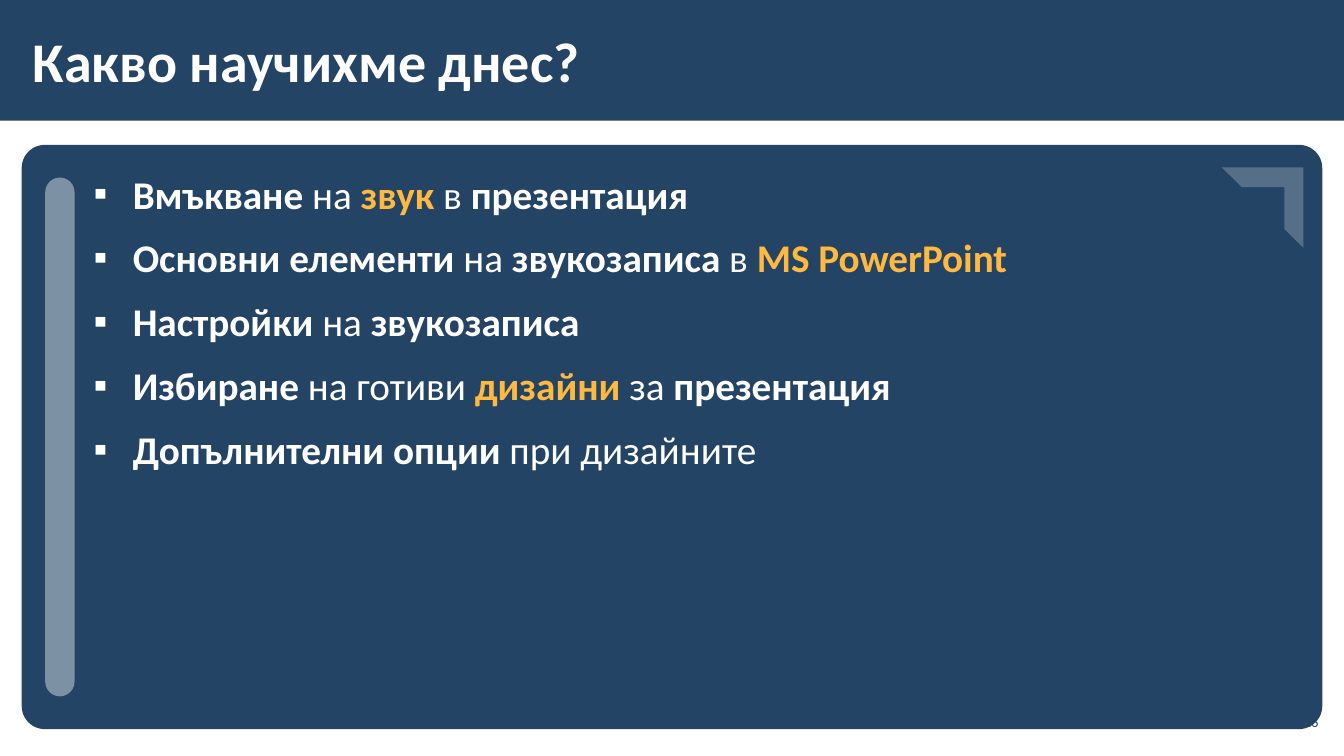
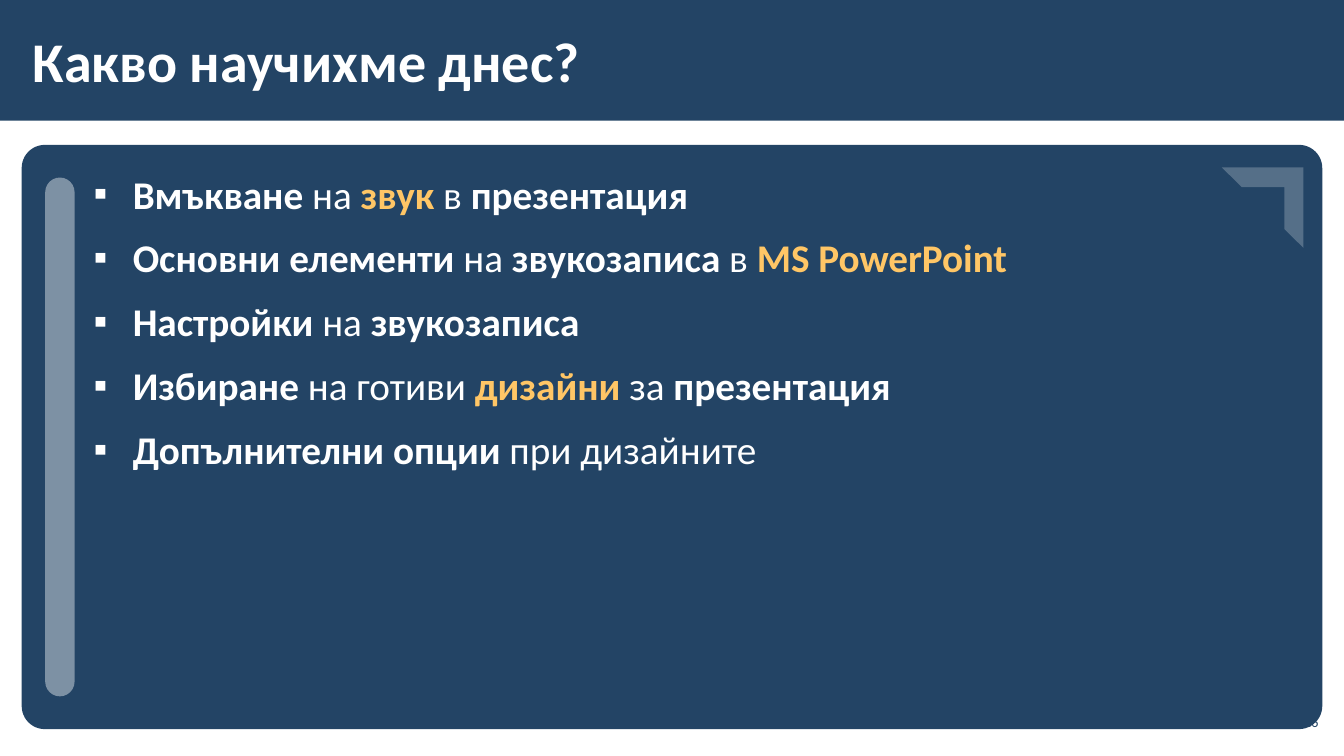
Before and after one commit to BG-IT-Edu/School-Programming, a slide deck: slide 16 of Courses/Computer-Modeling-and-IT/Computer-Modeling-and-IT-6-Class/17-Using-Sound-Files-and-Design-Editing/17-Using-Sound-Files-and-Design-Editing.pptx. Drawn at 1344x756 pixels with LibreOffice and Linux fonts; fonts in the diff are those of the drawing; background and template pictures are left out. Boxes give left, top, right and bottom in pixels: in the first picture for what was removed or moved away, otherwise in the second. Text is boxed around its words. In the diff, an @@ line names an element or a change of style, - is before the commit and + after.

```diff
--- a/Courses/Computer-Modeling-and-IT/Computer-Modeling-and-IT-6-Class/17-Using-Sound-Files-and-Design-Editing/17-Using-Sound-Files-and-Design-Editing.pptx
+++ b/Courses/Computer-Modeling-and-IT/Computer-Modeling-and-IT-6-Class/17-Using-Sound-Files-and-Design-Editing/17-Using-Sound-Files-and-Design-Editing.pptx
@@ text at (133,183,1007,407): text colour #FFB840 to #FFC666 in "звук", "MS PowerPoint", "дизайни" @@
```
Also in this commit, not shown: 8 other slides changed.
